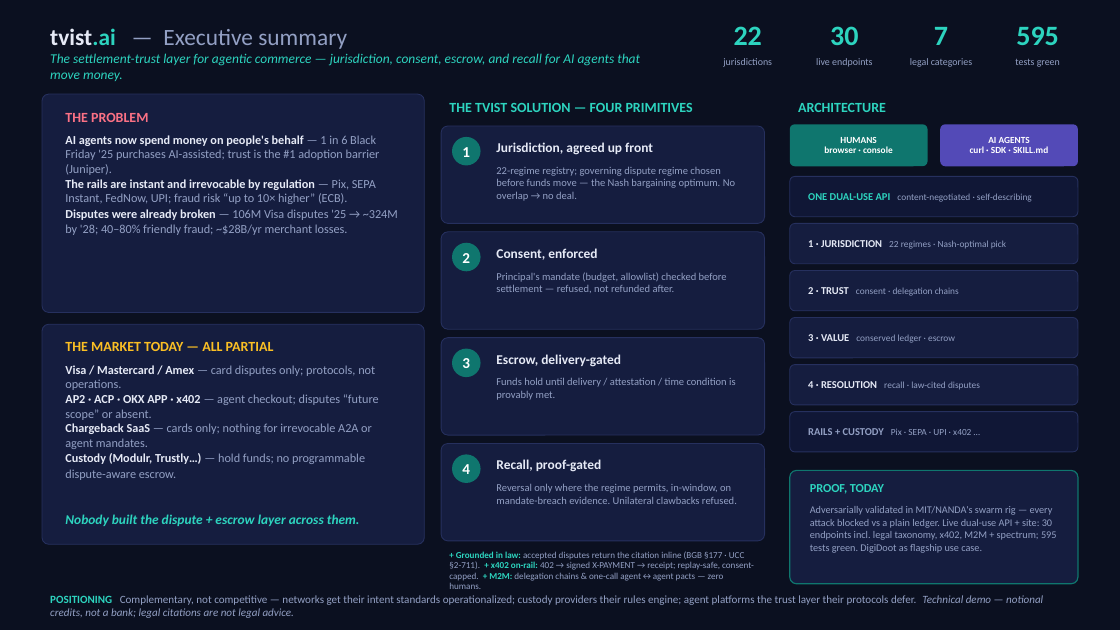
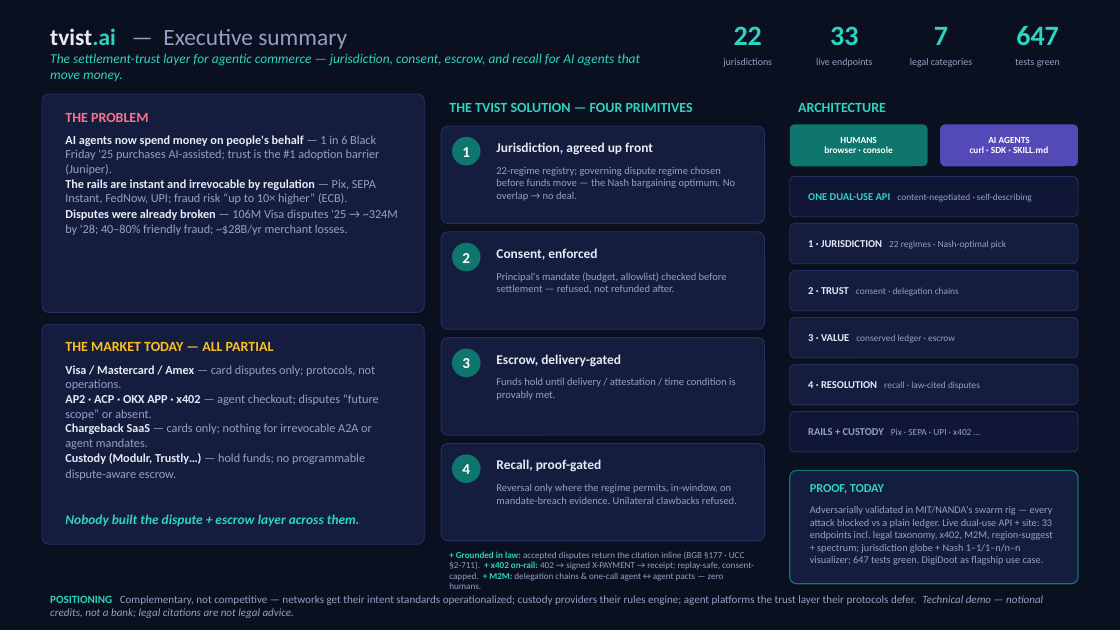
Before and after one commit to superheroin888/nandatown, a slide deck: slide 1 of docs/tvist/Tvist-Executive-Summary.pptx. Drawn at 1120x630 pixels with LibreOffice and Linux fonts; fonts in the diff are those of the drawing. Boxes give left, top, right and bottom in pixels: in the first picture for what was removed or moved away, otherwise in the second. Text is boxed around its words. In the diff, an @@ line names an element or a change of style, - is before the commit and + after.

```diff
--- a/docs/tvist/Tvist-Executive-Summary.pptx
+++ b/docs/tvist/Tvist-Executive-Summary.pptx
@@ text at <box>830,26,858,45</box>: text changed @@
-30
+33
@@ text at <box>1016,26,1059,45</box>: text changed @@
-595
+647
@@ text at <box>810,506,1053,565</box>: text changed @@
-Adversarially validated in MIT/NANDA's swarm rig — every attack blocked vs a plain ledger. Live dual-use API + site: 30 endpoints incl. legal taxonomy, x402, M2M + spectrum; 595 tests green. DigiDoot as flagship use case.
+Adversarially validated in MIT/NANDA's swarm rig — every attack blocked vs a plain ledger. Live dual-use API + site: 33 endpoints incl. legal taxonomy, x402, M2M, region-suggest + spectrum; jurisdiction globe + Nash 1–1/1–n/n–n visualizer; 647 tests green. DigiDoot as flagship use case.
```
Also in this commit, not shown: 1 other slide changed, 9 other files.
